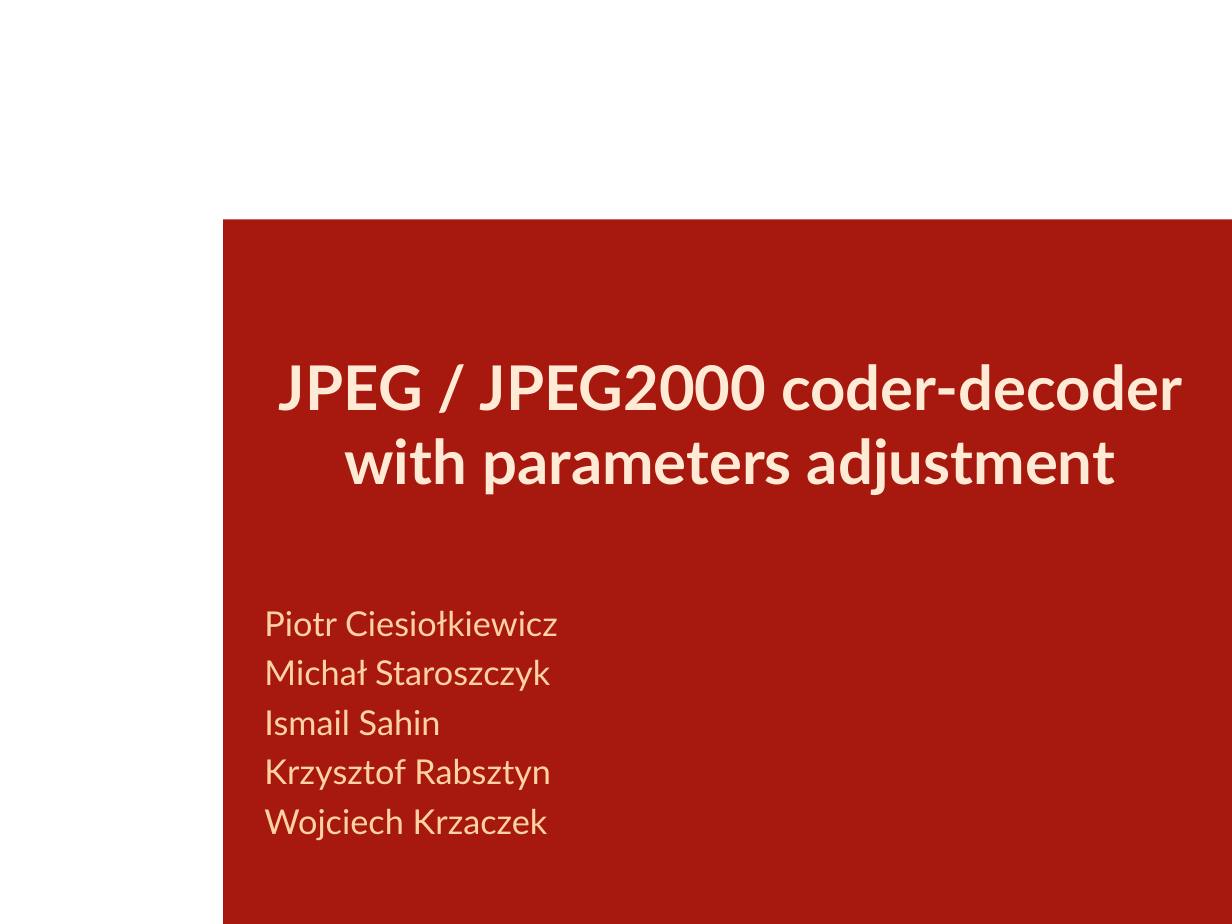
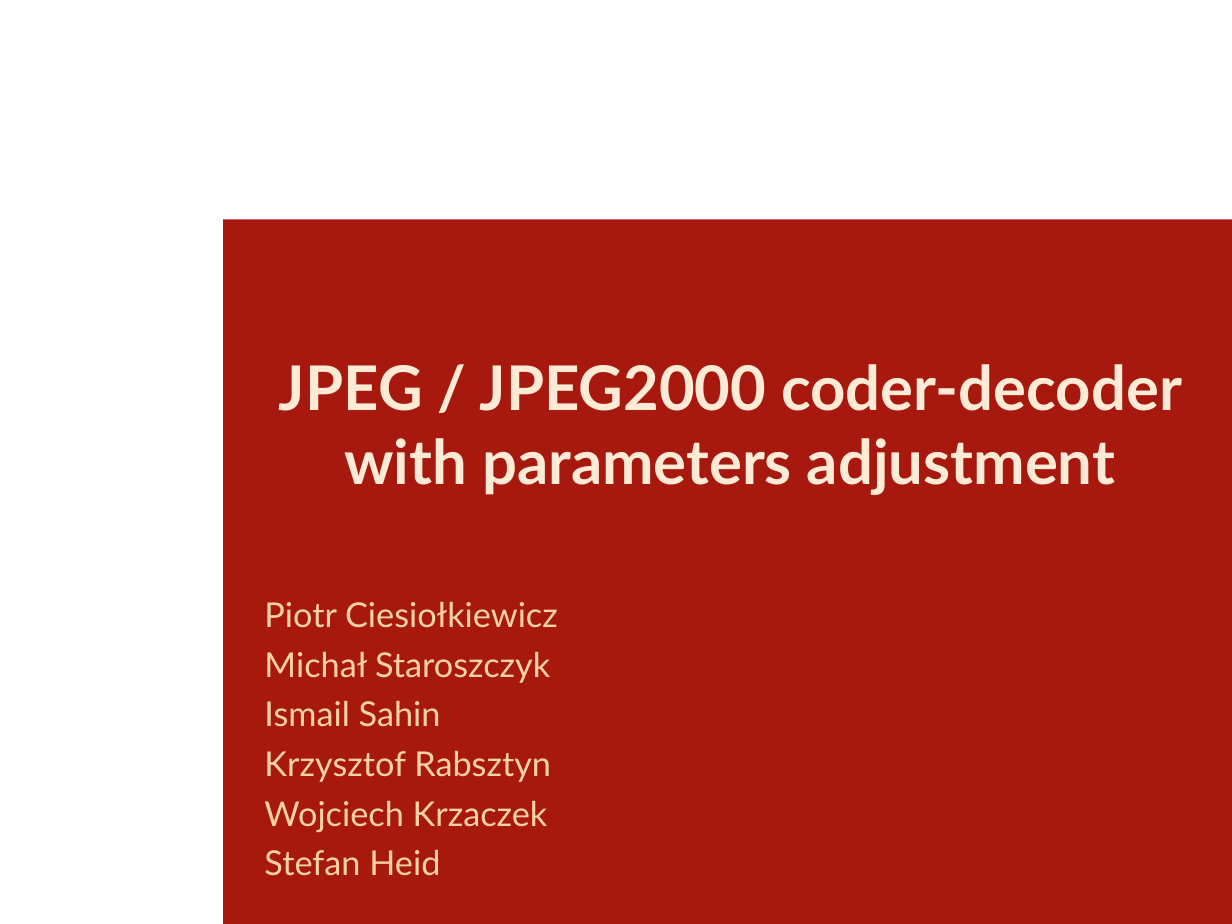
Before and after one commit to ppciesiolkiewicz/jpeg-coder, a slide deck: slide 1 of presentation1.odp. Drawn at 1232x924 pixels with LibreOffice and Linux fonts; fonts in the diff are those of the drawing; background and template pictures are left out. Boxes give left, top, right and bottom in pixels: in the first picture for what was removed or moved away, otherwise in the second. Text is boxed around its words. In the diff, an @@ line names an element or a change of style, - is before the commit and + after.

Commit message:
add 'Stefan Heid' to group members in odp

```diff
--- a/presentation1.odp
+++ b/presentation1.odp
@@ subtitle at bbox=[264, 849, 440, 876]: paragraph added @@
+Stefan Heid
```
